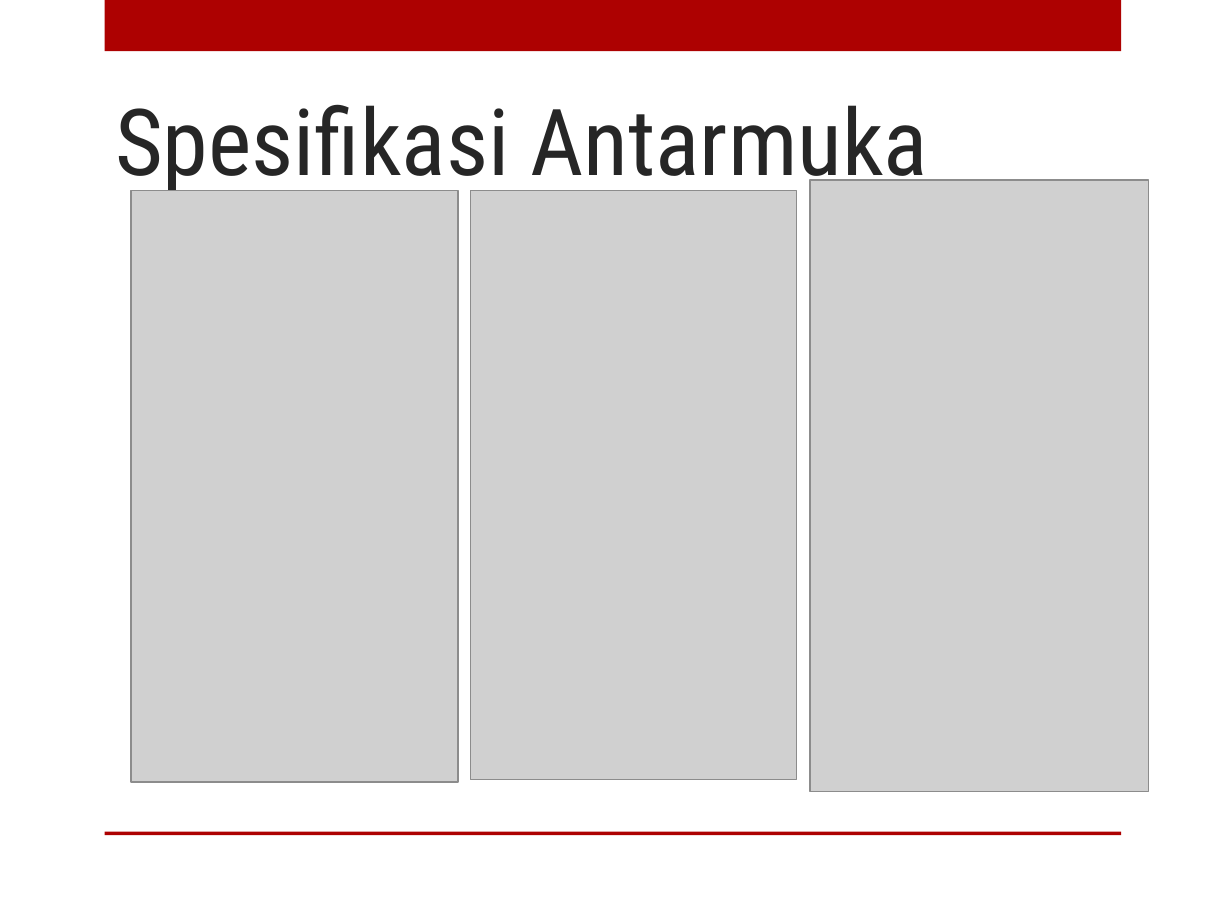
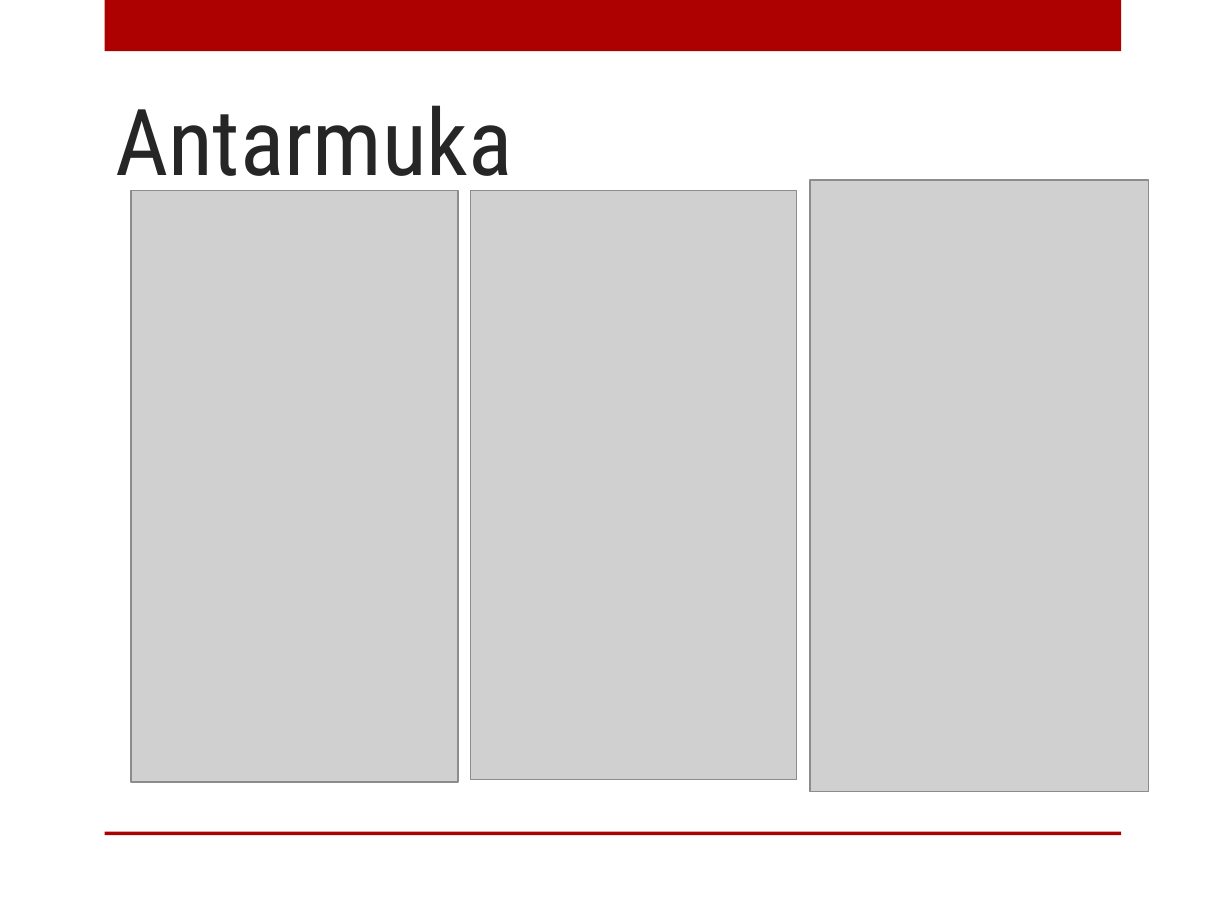
Before and after one commit to FikriFikrulMubarok/Tubes--IFG--1127050059--1127050043, a slide deck: slide 8 of Aplikasi Quis Sambung Peribahasa.pptx. Drawn at 1232x924 pixels with LibreOffice and Linux fonts; fonts in the diff are those of the drawing; grey boxes stand for pictures; background and template pictures are left out. Boxes give left, top, right and bottom in pixels: in the first picture for what was removed or moved away, otherwise in the second. Text is boxed around its words. In the diff, an @@ line names an element or a change of style, - is before the commit and + after.

```diff
--- a/Aplikasi Quis Sambung Peribahasa.pptx
+++ b/Aplikasi Quis Sambung Peribahasa.pptx
@@ title at [115,105,513,197]: text changed @@
-Spesifikasi Antarmuka
+Antarmuka
```
Also in this commit, not shown: 5 other slides changed, 2 slides added, 1 slide removed, 10 other files.
